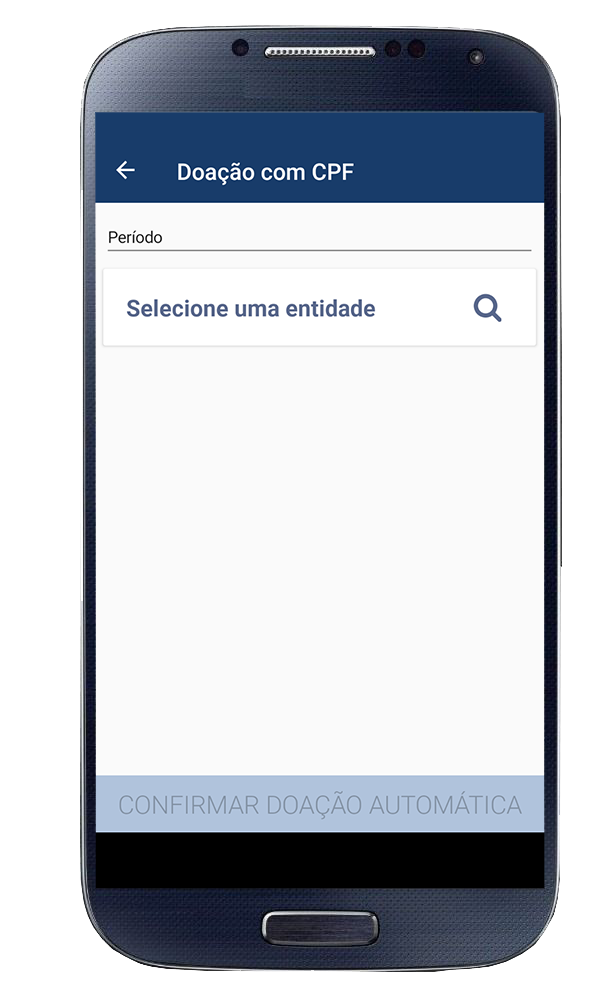
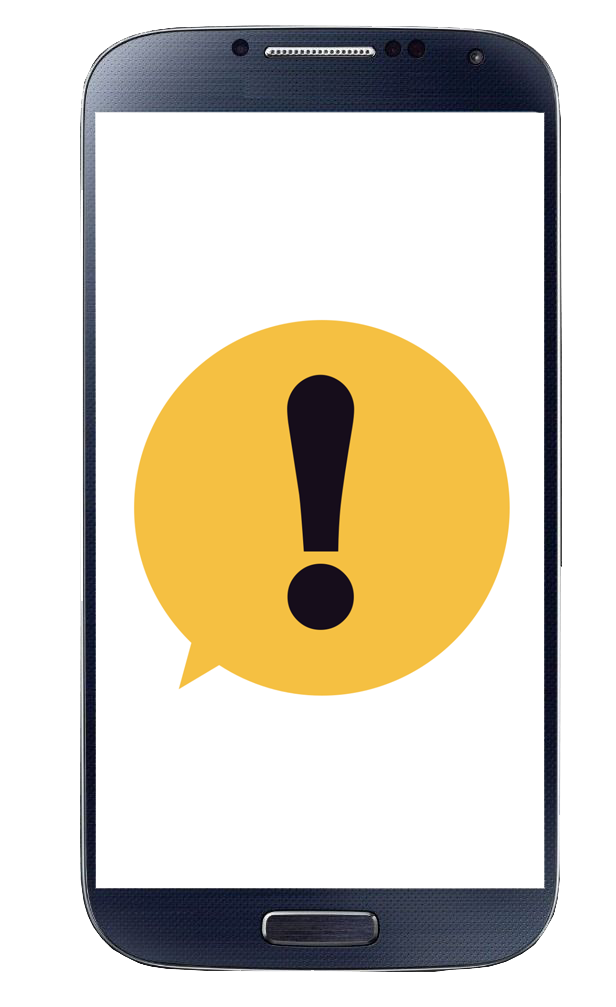
The second 616×1007 image is a revision of the first. Changes to its layers:
added layer "Layer 7" above "Layer 8" over [129,312,515,703]
added layer "Layer 8" above "celular5" over [95,112,545,889]
hid "celular3" over [95,112,545,889]
